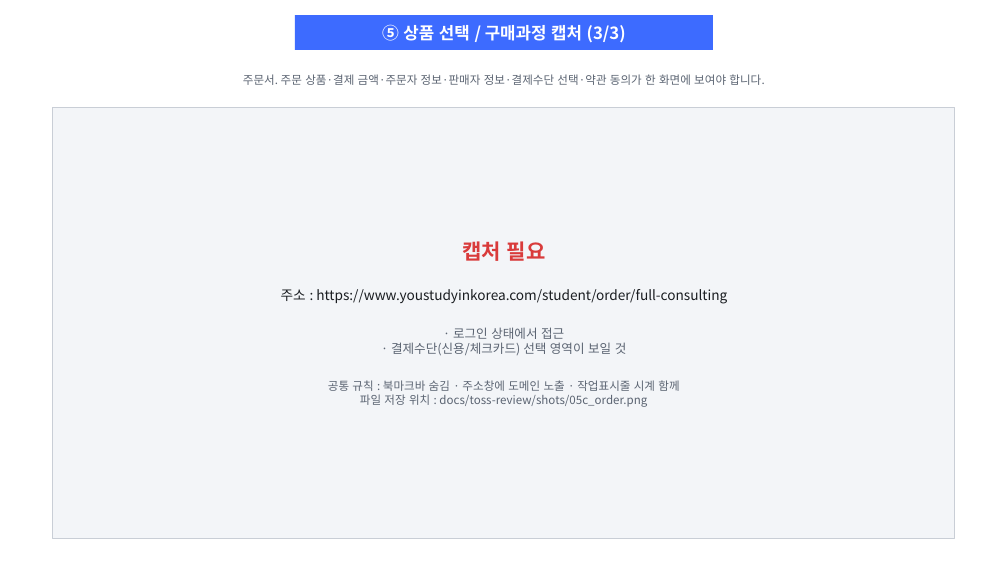
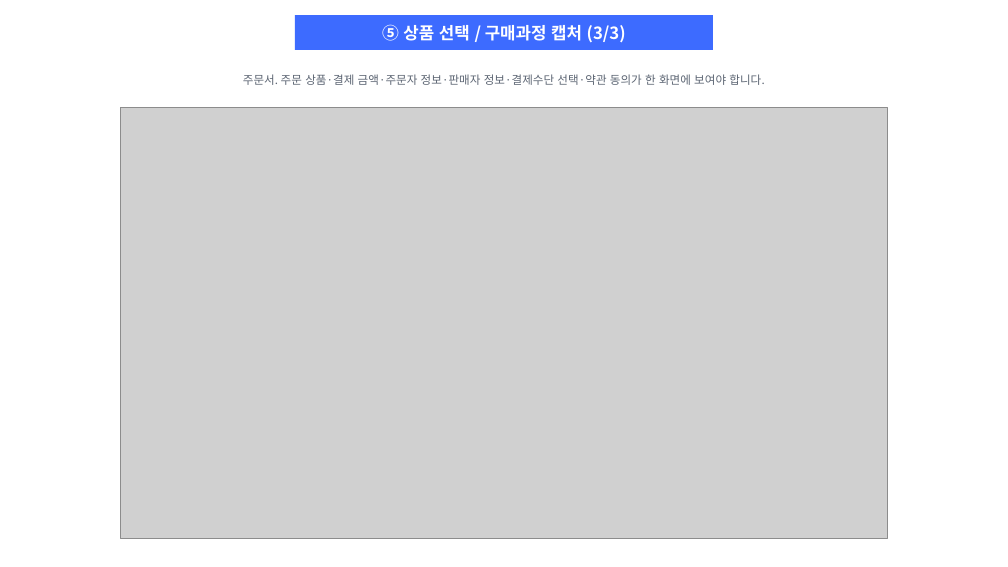
Before and after one commit to byron-glocare/byron-glocare-repo, a slide deck: slide 7 of docs/toss-review/결제경로_글로케어.pptx. Drawn at 1008x567 pixels with LibreOffice and Linux fonts; fonts in the diff are those of the drawing; grey boxes stand for pictures. Boxes give left, top, right and bottom in pixels: in the first picture for what was removed or moved away, otherwise in the second. Text is boxed around its words. In the diff, an @@ line names an element or a change of style, - is before the commit and + after.

Commit message:
docs(toss): 결제경로 캡처 7장 완료 — CDP 로 직접 몰아서 촬영
가이드 만들 때 쓰던 방식(전용 프로필 크롬 + 원격 디버깅)으로 돌아갔다.
puppeteer-core 를 설치할 수 없어 Node 24 내장 WebSocket 으로 CDP 를 직접 붙였다.

전용 프로필이라 북마크바·개인 탭·확장이 없고, 확장이 아니라 CDP 라
"'Claude'에서 디버깅을 시작함" 배너도 안 뜬다. 카드사에 낼 자료에 그런 게
찍히면 안 된다.

캡처 방식에서 걸린 것들:
- PrintWindow(창만 촬영)는 GPU 합성 화면을 못 받아 페이지가 빈칸으로 나오고,
  작업표시줄 시계도 안 들어간다. 시계는 필수(가이드 4쪽 3항)라 전체화면이어야 한다.
- 전체화면은 대상 창이 앞에 있어야 하는데 SetForegroundWindow 는 백그라운드에서
  막힌다. SetWindowPos(HWND_TOPMOST) 로 포커스를 뺏지 않고 창만 올려 해결했다.
- 크롬이 가려진 창의 렌더링을 멈춰서 첫 캡처가 회색이었다.
  --disable-features=CalculateNativeWinOcclusion 로 껐다.
- PowerShell 5.1 이 UTF-8 스크립트를 ANSI 로 읽어 한글이 깨지며 파서가 죽었다. BOM 추가.

⑥ 카드 결제창은 위젯이 계좌이체를 기본 선택해서 그대로 열면 퀵계좌이체가 나온다.
신용·체크카드 → 카드사(국민) → 할부(일시불)까지 골라야 카드 결제창이 뜬다.
셋 다 iframe 안이라 Input.dispatchMouseEvent 로 좌표 클릭했다. 산업은행은
ISP/페이북 팝업으로 빠져 팝업차단에 막히므로 국민카드로 잡았다.

capture.js: pre(②③④) / post(⑤⑥) 로 나눠 실행. 로그인은 사람이 한다.

```diff
--- a/docs/toss-review/결제경로_글로케어.pptx
+++ b/docs/toss-review/결제경로_글로케어.pptx
@@ rectangle removed at (53,107,955,538) @@
-캡처 필요
-주소 : https://www.youstudyinkorea.com/student/order/full-consulting
-· 로그인 상태에서 접근
-· 결제수단(신용/체크카드) 선택 영역이 보일 것
-공통 규칙 : 북마크바 숨김 · 주소창에 도메인 노출 · 작업표시줄 시계 함께
-파일 저장 위치 : docs/toss-review/shots/05c_order.png
@@ picture added at (121,107,887,538) @@
```
Also in this commit, not shown: 6 other slides changed, 6 other files.
